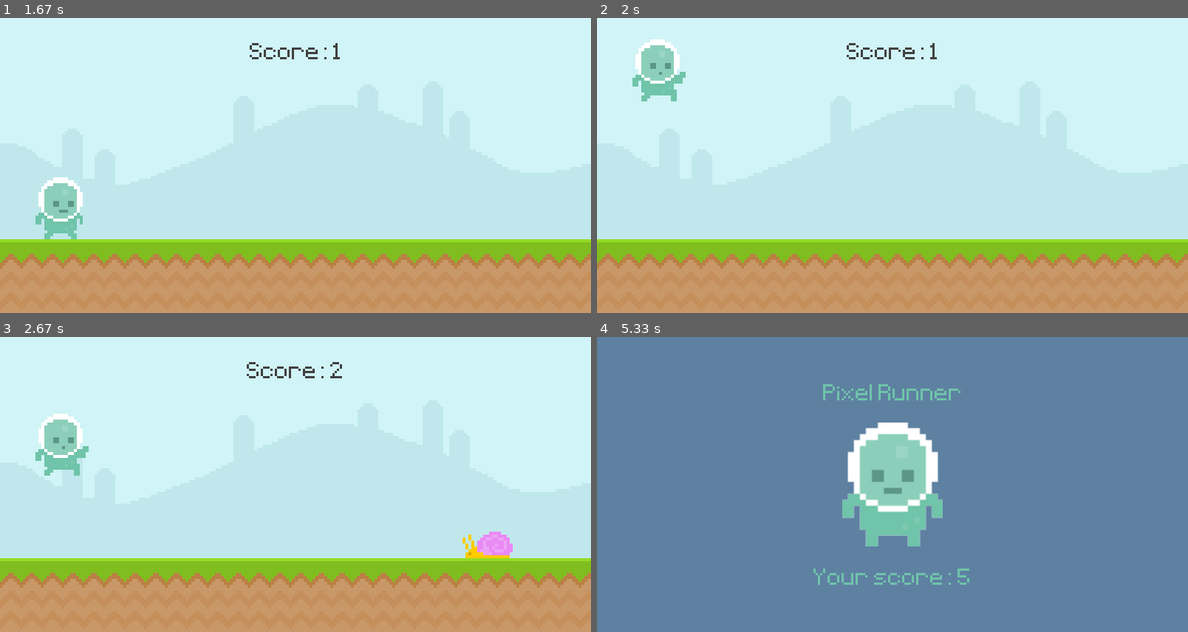
Above: before the commit, frames 1-4 (two rows, left to right).
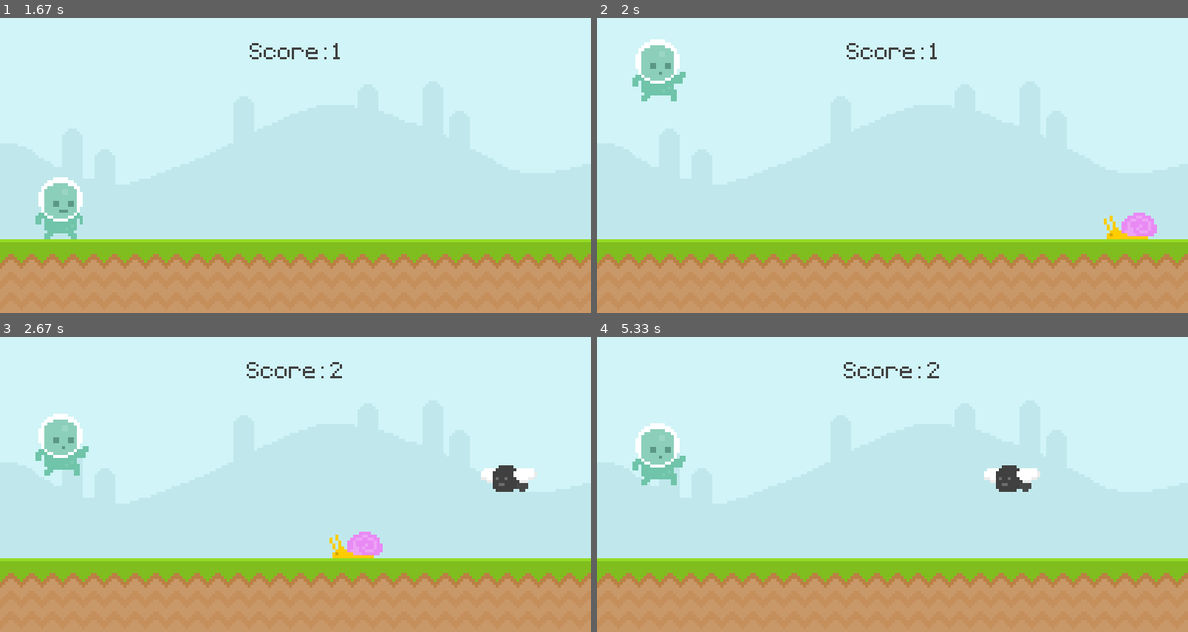
Above: after the commit, the same moments.

Repository: trombasso/Python-Adventures
Game: pygame game, started from Intro to Pygame/game.py
Two runs of this game, one before a commit and one after it. Both use one fixed random seed, a clock stepped at 60 frames per second and the inputs below.
Inputs (mouse positions are in pixels of both pictures, inside the frame that each line leads up to):
- Up to frame 1 (1.67 s): tap Space at 0.33, 1, 1.4 s; click (295, 183) at 0.72 s
- Up to frame 2 (2 s): tap Space at 1.7, 1.9 s
- Up to frame 3 (2.67 s): tap Space at 2.23, 2.53 s
- Up to frame 4 (5.33 s): tap Space at 2.73, 3.03, 3.3, 3.63, 3.93, 4.47, 4.77 s

Frame 1 is identical in both runs. In frame 2, 0.6% of the frame differs, in the area x 85-95%, y 66-75%; in frame 3, 1.7%; in frame 4, 100%, in the area x 0-100%, y 0-100%.

Commit message:
Something

Diff:
--- a/Intro to Pygame/game.py
+++ b/Intro to Pygame/game.py
@@ -199,7 +199,7 @@
 
 # Timer
 obstacle_timer = pygame.USEREVENT + 1
-pygame.time.set_timer(obstacle_timer, 1500)
+pygame.time.set_timer(obstacle_timer, 1000)
 
 snail_animation_timer = pygame.USEREVENT + 2
 pygame.time.set_timer(snail_animation_timer, 500)
--- a/Testfolder/testfile.py
+++ b/Testfolder/testfile.py
@@ -1,10 +1,13 @@
-lst = [1, 2, 3, 4, 5, 6]
+from random import uniform
 
-for i in range(1, 6):
-    lst[i] = lst[i - 1]
 
-print(lst)
+def estimate_PI(hits):
+    totalhits = 0
+    for i in range(0, hits):
+        if uniform(-1.00, 1.00) ** 2 + uniform(-1.00, 1.00) ** 2 - 1 ** 2 < 0:
+            totalhits += 1
+    print(f"PI estimates to {(4 * totalhits) / hits } based on {totalhits} points of calculation.")
 
-lst2 = [2 * x for x in range(20)]
-print(lst2)
-print(lst2 * 2)
+
+if __name__ == "__main__":
+    estimate_PI(int(input("How many reference points? ")))
--- /dev/null
+++ b/Testfolder/testfile2.py
@@ -0,0 +1,20 @@
+import xxx
+
+def one():
+    pass
+
+def two():
+    pass
+
+def main():
+    vars = 0
+    vars_two = 1
+    two(input(""))
+
+
+
+
+    pass
+
+if __name__ == "--main__":
+    main()
